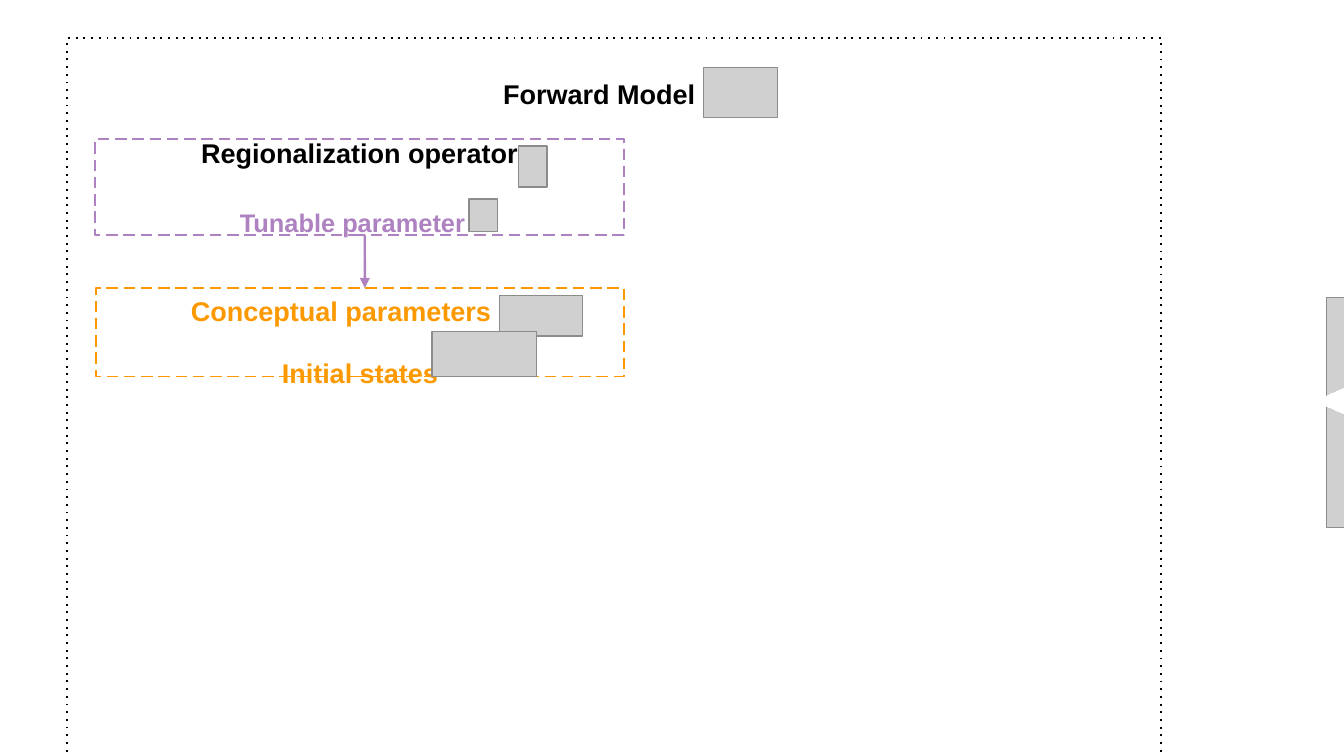
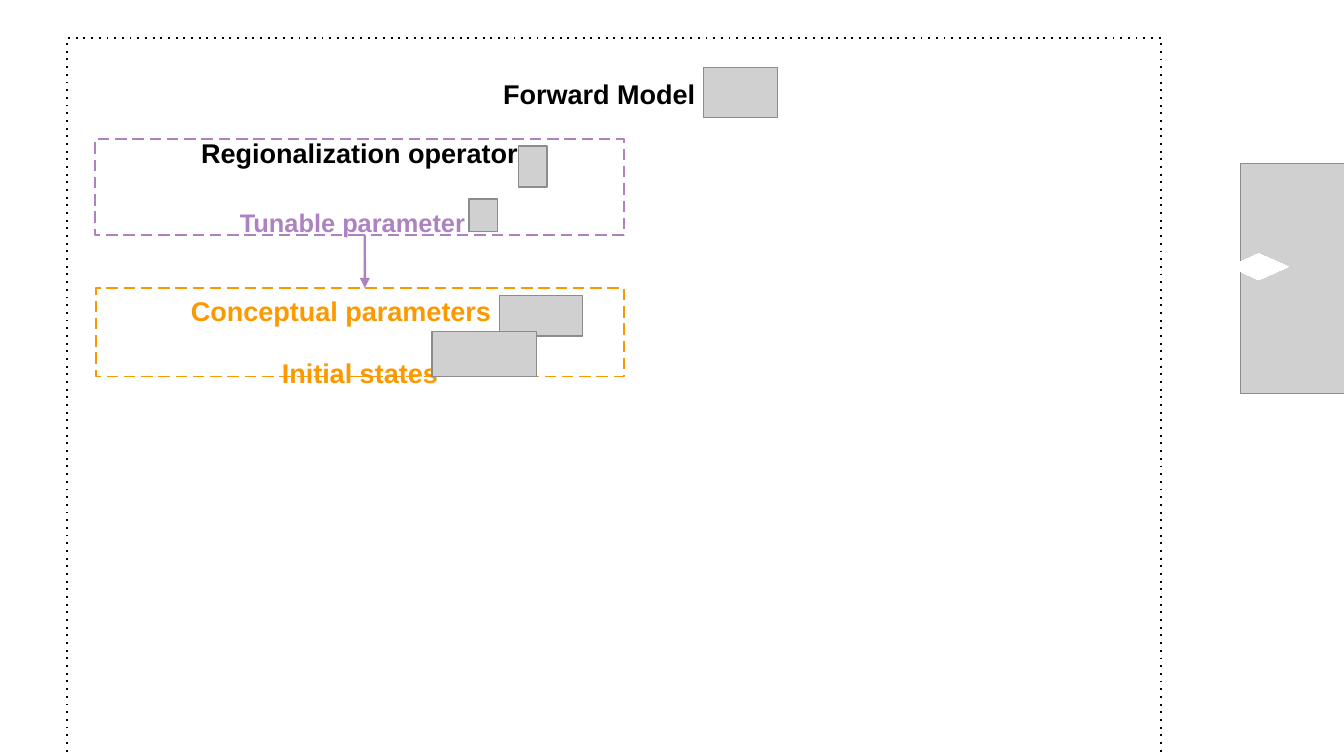
Before and after one commit to DassHydro/smash, a slide deck: slide 6 of doc/source/asset/smash_graphes_structures.odp. Drawn at 1344x756 pixels with LibreOffice and Linux fonts; fonts in the diff are those of the drawing; grey boxes stand for pictures; background and template pictures are left out. Boxes give left, top, right and bottom in pixels: in the first picture for what was removed or moved away, otherwise in the second. Text is boxed around its words. In the diff, an @@ line names an element or a change of style, - is before the commit and + after.

```diff
--- a/doc/source/asset/smash_graphes_structures.odp
+++ b/doc/source/asset/smash_graphes_structures.odp
@@ picture resized from (x1=1327, y1=298, x2=1344, y2=528) to (x1=1240, y1=163, x2=1344, y2=394) @@
@@ diamond resized from (x1=1316, y1=388, x2=1344, y2=415) to (x1=1229, y1=254, x2=1289, y2=281) @@
```
Also in this commit, not shown: 1 other slide changed, 7 other files.
